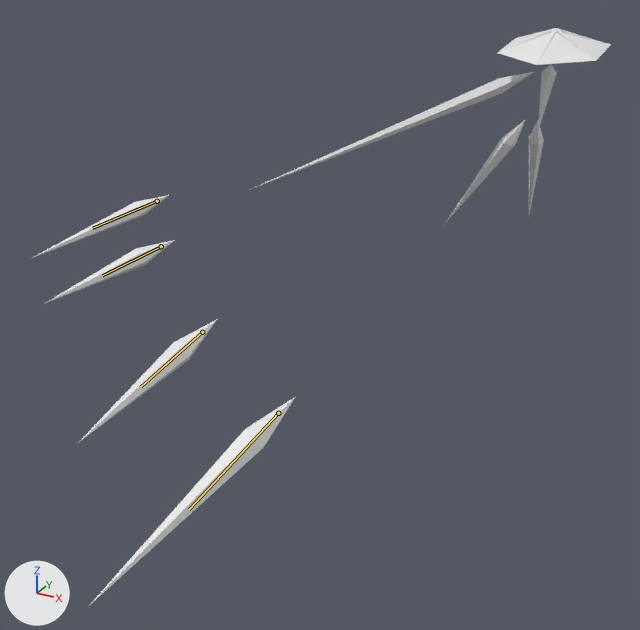
Two versions of the Blender file Enemies/ClarityDressShards.blend, one commit apart.
Before and after are seen from a 50 mm camera at (29.7, -111.3, 26.7) aimed at (-12.8, -34.0, -11.9). The lights are fixed; the arrows at lower left show +X, +Y and +Z. The first picture is the older version. Both versions are drawn at frame 300 of the action 'QuadShardFanSequence1'; the numbers are the values there. The bones that change are drawn over the model as lines.

In view in the first picture: 'Arm', 'BackRight', 'FrontLeft', 'FrontRight', 'Hat', 'MiddleLeft', 'MiddleRight' and 2 more.
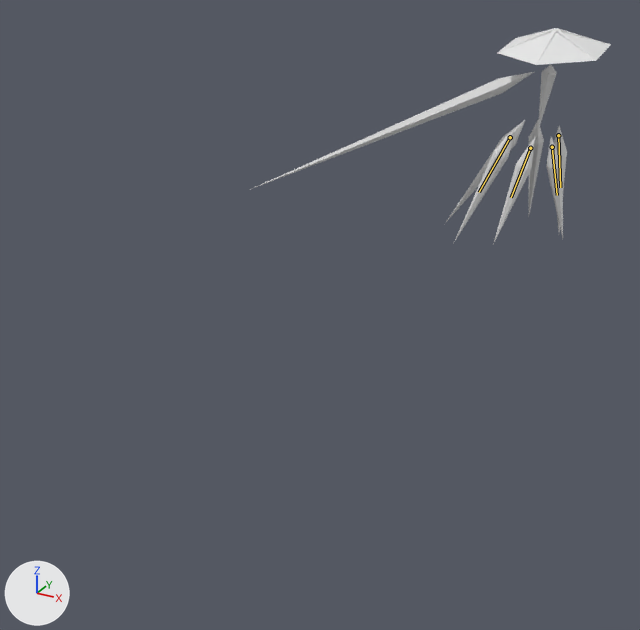
The edits, one by one:
Bone 'Middle.L' (bone_middle_l) moves from (2.22, 4.8, 66.82) to (1.23, -0.38, -2.07).
Bone 'Middle.L' (bone_middle_l) turns from (48, -4, -53) to (-31, -33, 2) degrees about its own x, y and z.
Bone 'Front.L' (bone_front_l) moves from (13.32, 16.15, 52.77) to (-0.38, 0.53, -1.78).
Bone 'Front.L' (bone_front_l) turns from (39, -7, -49) to (-33, -32, 11) degrees about its own x, y and z.
Bone 'Middle.R' (bone_middle_r) moves from (31.09, 15.22, 29.99) to (-0.23, -0.11, 2.14).
Bone 'Middle.R' (bone_middle_r) turns from (31, 12, -41) to (-5, -44, -5) degrees about its own x, y and z.
Bone 'Front.R' (bone_front_r) moves from (22.95, 21.8, 36.14) to (-1.47, 0.49, 0.15).
Bone 'Front.R' (bone_front_r) turns from (29, 0, -38) to (-12, -43, 9) degrees about its own x, y and z.

Changed parts and their boxes [x1, y1, x2, y2] in the pictures (640 x 630 px):
'MiddleLeft', posed
    before: [88, 396, 296, 607]
    after: [554, 126, 567, 232]
'FrontLeft', posed
    before: [78, 320, 216, 443]
    after: [546, 137, 563, 239]
'FrontRight', posed (67% narrower, 66% taller)
    before: [44, 240, 175, 304]
    after: [493, 137, 535, 244]
'MiddleRight', posed (55% narrower, 80% taller)
    before: [30, 195, 169, 259]
    after: [453, 128, 515, 244]
bone 'Middle.L', root to tip
    before: (278, 413) to (189, 509)
    after: (558, 135) to (560, 187)
bone 'Front.L', root to tip
    before: (202, 332) to (141, 386)
    after: (552, 147) to (557, 195)
bone 'Middle.R', root to tip
    before: (157, 201) to (92, 228)
    after: (510, 137) to (479, 192)
bone 'Front.R', root to tip
    before: (161, 246) to (102, 275)
    after: (530, 148) to (511, 197)
